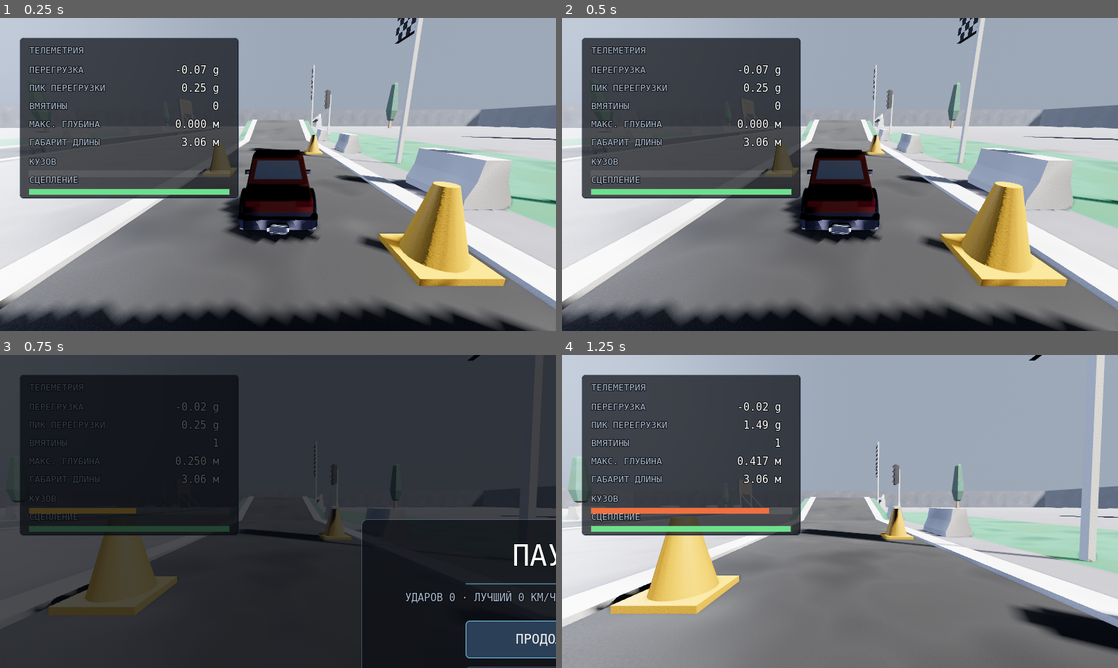
Above: before the commit, frames 1-4 (two rows, left to right).
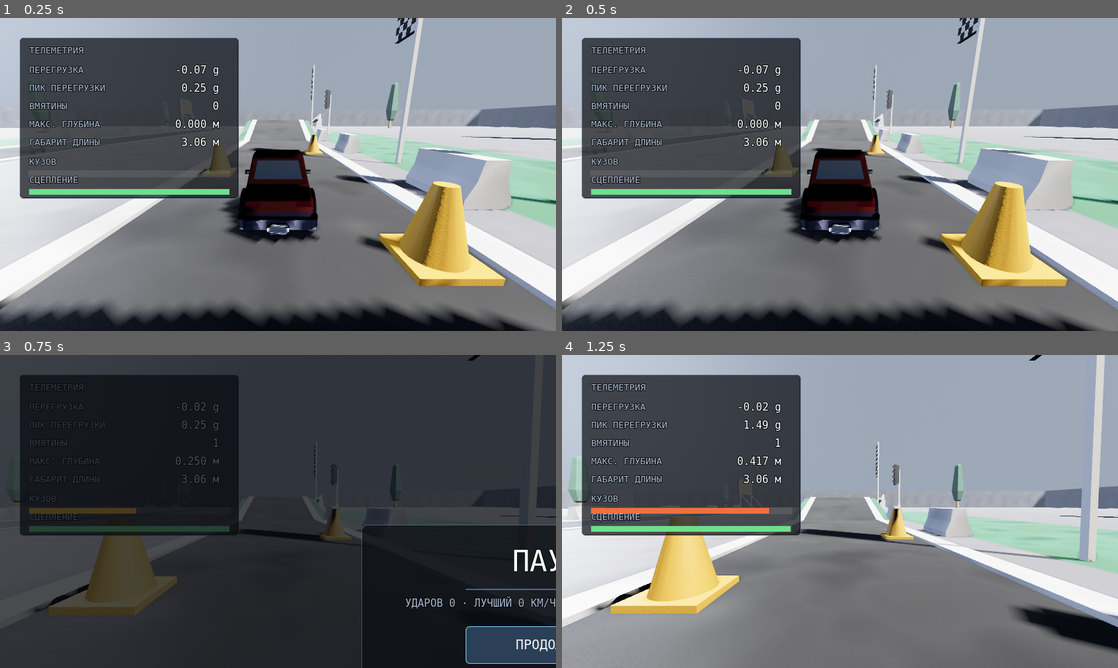
Above: after the commit, the same moments.

Repository: lightcodegit/carcrashsimulator
Game: Godot game, scene res://tests/h_t12_flow.tscn
The game is run twice, just before and just after one commit, with the same random seed, the same clock (stepped at 60 frames per second) and the same inputs. This scene is started directly instead of the project's main scene.
Inputs (mouse positions are in pixels of both pictures, inside the frame that each line leads up to):
- Up to frame 1 (0.25 s): no input
- Up to frame 2 (0.5 s): no input
- Up to frame 3 (0.75 s): tap Enter at 0.5 s; move the mouse to (400, 495) at 0.52 s; hold D (steer_right) from 0.53 s (still down); hold C (cam_cycle) from 0.53 s (still down); click (400, 495) at 0.67 s
- Up to frame 4 (1.25 s): keep holding D (steer_right); keep holding C (cam_cycle); tap Shift (slowmo) at 0.8 s

Frames 1-2 are identical in both runs. In frame 3, 2.5% of the frame differs, in the area x 65-100%, y 52-100%; in frame 4, nothing differs.

Commit message:
fix(ui): оверлеи больше не показывают раскладку клавиш
Убраны обе строки с биндингами: под кнопками главного меню («ГАЗ: W · ТОРМОЗ: S · …»)
и подпись «ESC — продолжить» под кнопками меню паузы. Единственное место, где раскладка
теперь живёт, — экран настроек; держать её ещё и на оверлее значит спорить с игроком за
каждый пиксель кадра.

Карточка паузы потеряла 16 px высоты и встала на 8 px ниже: подпись жила в нижнем поле,
и без неё панель была бы пустой снизу. h_t12_flow теперь сводит тексты всех видимых
контролов оверлея и требует, чтобы слов «ГАЗ:», «РУЧНИК:» и «ESC» в них не было —
иначе проверка проходила бы и с вернувшейся строкой.

Diff:
--- a/scripts/ui/hud.gd
+++ b/scripts/ui/hud.gd
@@ -79,7 +79,6 @@
 var _pause_label: Label
 var _run_stats: Label
 var _buttons: Array[Button] = []
-var _esc_hint: Label
 var _start_ms := 0
 var _prev_kmh := 0.0
 var _g := 0.0
@@ -272,8 +271,8 @@
 	dim.mouse_filter = Control.MOUSE_FILTER_STOP
 	_pause_panel.add_child(dim)
 	var card := Panel.new()
-	card.position = Vector2(520, 236)
-	card.size = Vector2(560, 428)
+	card.position = Vector2(520, 244)
+	card.size = Vector2(560, 412)
 	card.add_theme_stylebox_override("panel", _style(8))
 	_pause_panel.add_child(card)
 	_pause_label = _label(Vector2(0, 28), 42)
@@ -305,11 +304,6 @@
 		(b.pressed as Signal).connect(rows[i][1] as Callable)
 		card.add_child(b)
 		_buttons.append(b)
-	_esc_hint = _label(Vector2(0, 404), 13, Color(0.5, 0.56, 0.65))
-	_esc_hint.text = "ESC — продолжить"
-	_esc_hint.size = Vector2(560, 20)
-	_esc_hint.horizontal_alignment = HORIZONTAL_ALIGNMENT_CENTER
-	card.add_child(_esc_hint)
 
 func _button(text: String) -> Button:
 	var b := Button.new()
--- a/scripts/ui/main_menu.gd
+++ b/scripts/ui/main_menu.gd
@@ -24,7 +24,6 @@
 var _car_opts: OptionButton
 var _map_opts: OptionButton
 var _preview_name: Label
-var _hint: Label
 var _start_btn: Button
 var _settings: SettingsMenu
 
@@ -302,13 +301,7 @@
 	add_child(_settings)
 	_settings.closed.connect(func() -> void:
 		_settings.close()      # не просто visible = false: экран помнит, что он открыт
-		_refresh_controls()
 		_start_btn.grab_focus())
-	_hint = _label(Vector2(90, 700), 14, DIM)
-	_hint.size = Vector2(620, 44)
-	_hint.autowrap_mode = TextServer.AUTOWRAP_WORD_SMART
-	add_child(_hint)
-	_refresh_controls()
 	var ver := _label(Vector2(760, 730), 13, Color(0.45, 0.52, 0.62))
 	ver.text = "МОДЕЛИ: KENNEY CAR KIT 3.1 · CC0"
 	ver.size = Vector2(750, 22)
@@ -334,16 +327,6 @@
 	b.add_theme_stylebox_override("focus", hover)
 	return b
 
-# Раскладка показывается живая: с переопределением клавиш захардкоженная строка
-# начала бы врать игроку сразу после первой смены биндинга.
-func _refresh_controls() -> void:
-	if _hint == null: return
-	var parts := []
-	for a in ["throttle", "brake", "steer_left", "handbrake", "slowmo", "cam_cycle", "respawn", "pause"]:
-		var d := InputRouter.describe(a)
-		if d != "": parts.append("%s: %s" % [InputRouter.TITLES[a], d])
-	_hint.text = " ·  ".join(parts)
-
 func _open_settings() -> void:
 	_settings.open()
 
--- a/tests/h_t12_flow.gd
+++ b/tests/h_t12_flow.gd
@@ -82,6 +82,12 @@
 			check(_topmost_at(gm.hud, r.position + Vector2(6, r.size.y * 0.5)) == pb,
 				"пауза: %s не перекрыта другой панелью" % name)
 	check(gm.hud.pause_button("ПРОДОЛЖИТЬ").has_focus(), "пауза: фокус на первой кнопке")
+	# оверлей паузы не должен подписывать кнопки клавишами: кнопка «ПРОДОЛЖИТЬ» и есть
+	# способ продолжить, а строка «ESC — …» дублировала её словами
+	var overlay := ""
+	for c in gm.hud.get_children():
+		overlay += _texts(c)
+	check("ESC" not in overlay, "меню паузы не показывает надписи с клавишами (%s)" % overlay.left(120))
 	# «заново» должна обнулить журнал ударов и снять паузу
 	gm._crashes = 3
 	gm.hud.pause_button("ЗАПУСТИТЬ ЗАНОВО").emit_signal("pressed")
@@ -150,6 +156,11 @@
 	check(not get_tree().paused, "tree unpaused on menu return")
 	check(get_tree().current_scene != null and get_tree().current_scene.scene_file_path == "res://scenes/main_menu.tscn",
 		"menu button returns to main menu (%s)" % str(get_tree().current_scene.scene_file_path if get_tree().current_scene else null))
+	# Главное меню тоже больше не печатает раскладку строкой под кнопками: игрок просил
+	# убрать надписи с кейбиндами с оверлеев, а не перенести их из HUD сюда
+	var menu_texts := _texts(get_tree().current_scene)
+	check("ГАЗ:" not in menu_texts and "РУЧНИК:" not in menu_texts,
+		"в меню нет строки с раскладкой (%s)" % menu_texts.left(120))
 	print("ALL PASS" if _fails == 0 else "FAILS %d" % _fails)
 	get_tree().quit(0 if _fails == 0 else 1)
 
